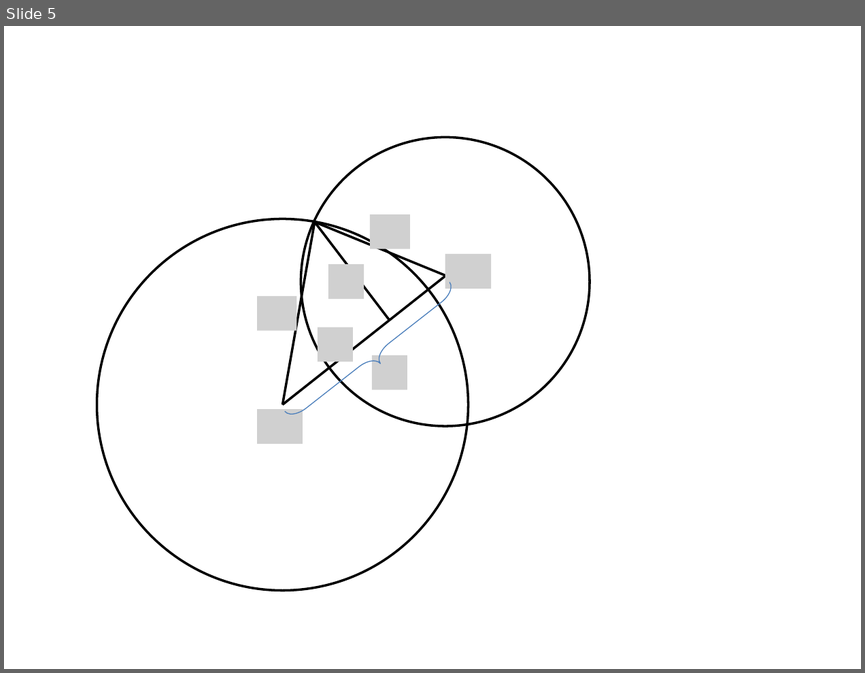
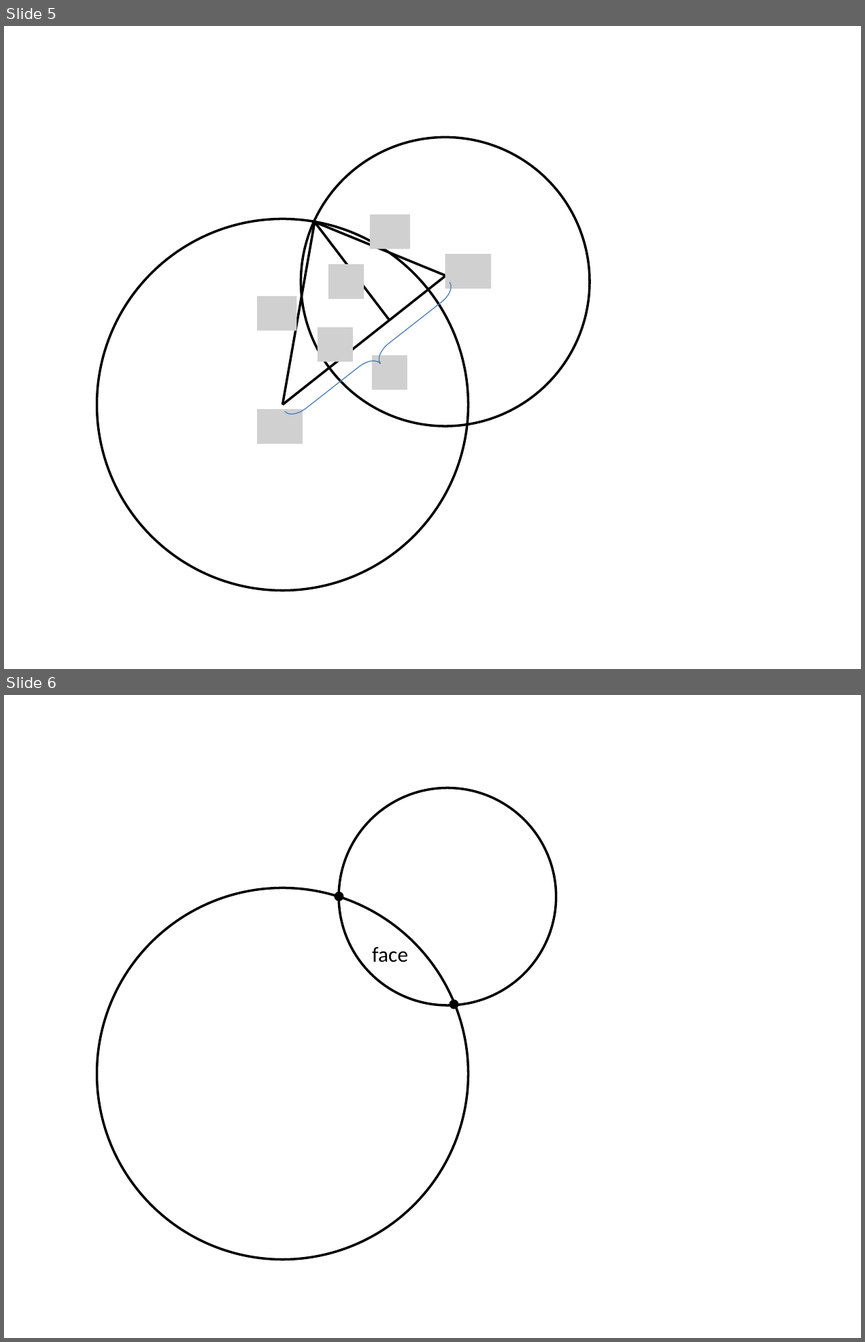
Before and after one commit to gnishida/Geometry2, a slide deck: Presentation1.pptx. Shown one above the other, each under a label of ours: slide 5 before the commit, slides 5 and 6 after it. The pictures are 865x673 and 865x1342 pixels, drawn with LibreOffice and Linux fonts; fonts in the diff are those of the drawing; grey boxes stand for pictures. Boxes give left, top, right and bottom in pixels: in the first picture for what was removed or moved away, otherwise in the second. Text is boxed around its words. In the diff, an @@ line names an element or a change of style, - is before the commit and + after.

```diff
--- a/Presentation1.pptx
+++ b/Presentation1.pptx
@@ slide 6 added at [4, 695, 861, 1338], background #FFFFFF @@
@@ ellipse added at [339, 787, 557, 1005], outline #000000 2 pt @@
@@ ellipse added at [96, 888, 468, 1259], outline #000000 2 pt @@
@@ ellipse added at [336, 893, 343, 900], fill #000000, outline #000000 2 pt @@
@@ text added at [372, 947, 408, 962], 18 pt, text #000000 @@
+face
@@ ellipse added at [450, 1001, 458, 1008], fill #000000, outline #000000 2 pt @@
```
Also in this commit, not shown: 5 other files.
